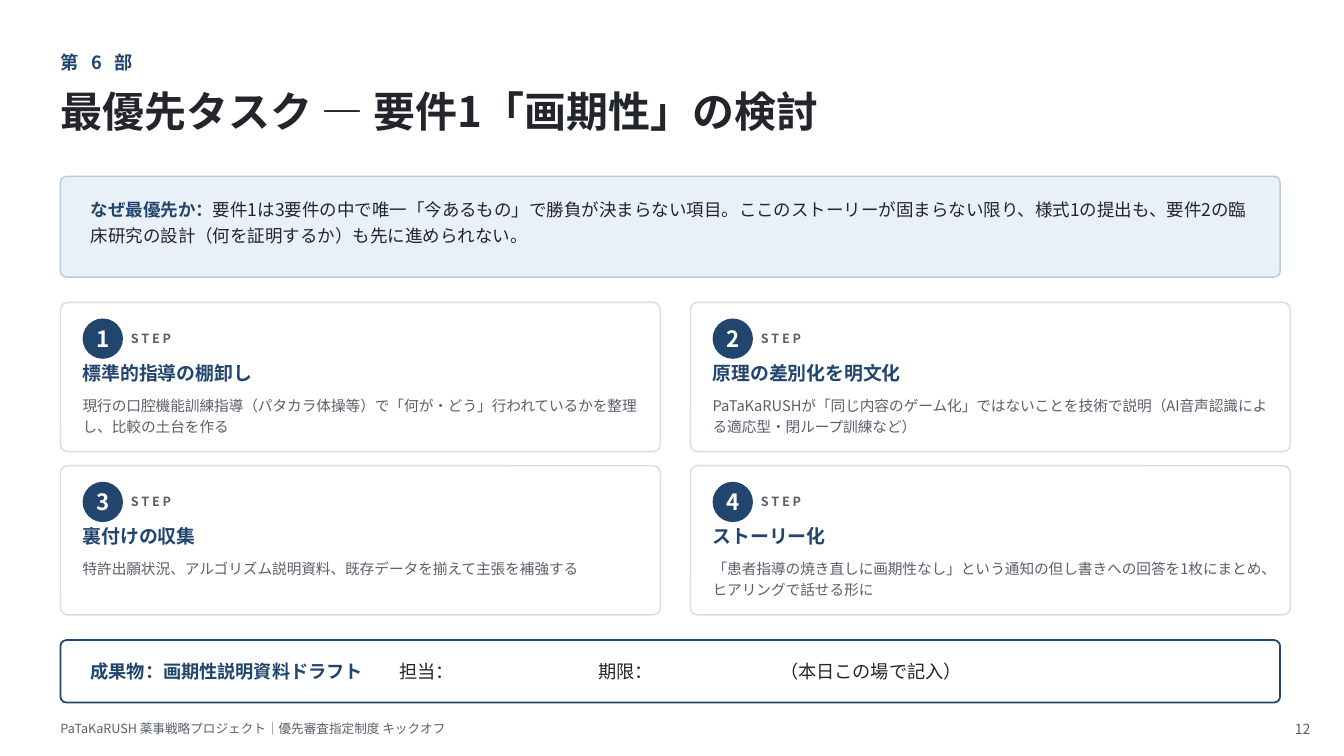
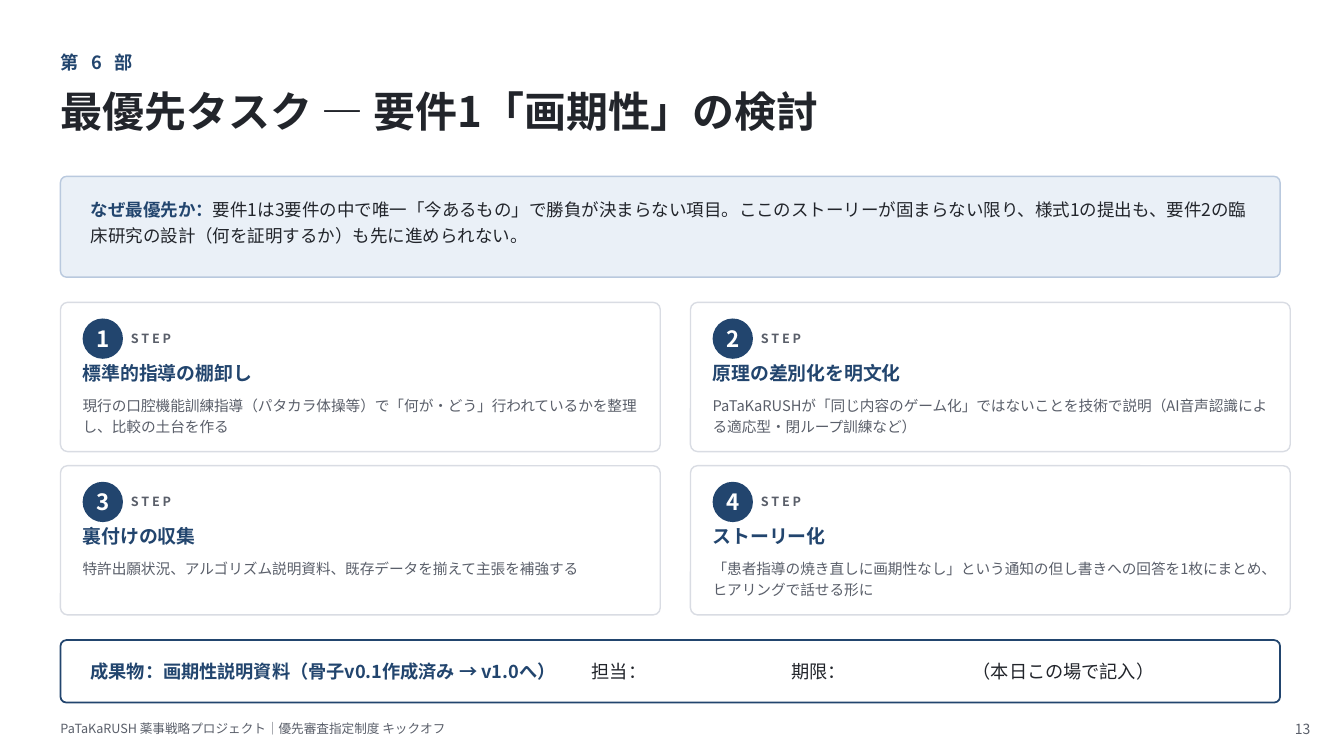
Before and after one commit to Cizeta-connectrum/ProjectManagement, a slide deck: slide 13 of docs/regulatory/09_キックオフ資料_優先審査指定制度.pptx (slide 12 before the commit). Drawn at 1344x756 pixels with LibreOffice and Linux fonts; fonts in the diff are those of the drawing. Boxes give left, top, right and bottom in pixels: in the first picture for what was removed or moved away, otherwise in the second. Text is boxed around its words. In the diff, an @@ line names an element or a change of style, - is before the commit and + after.

```diff
--- a/docs/regulatory/09_キックオフ資料_優先審査指定制度.pptx
+++ b/docs/regulatory/09_キックオフ資料_優先審査指定制度.pptx
@@ text at box(91, 662, 1155, 680): text changed; text colour #22252B to #22456E; bold on @@
-成果物：画期性説明資料ドラフト 担当： 期限： （本日この場で記入）
+成果物：画期性説明資料（骨子v0.1作成済み → v1.0へ） 担当： 期限： （本日この場で記入）
@@ text at box(1295, 723, 1311, 734): text changed @@
-12
+13
```
Also in this commit, not shown: 7 other slides changed, 1 slide added, 2 other files.
